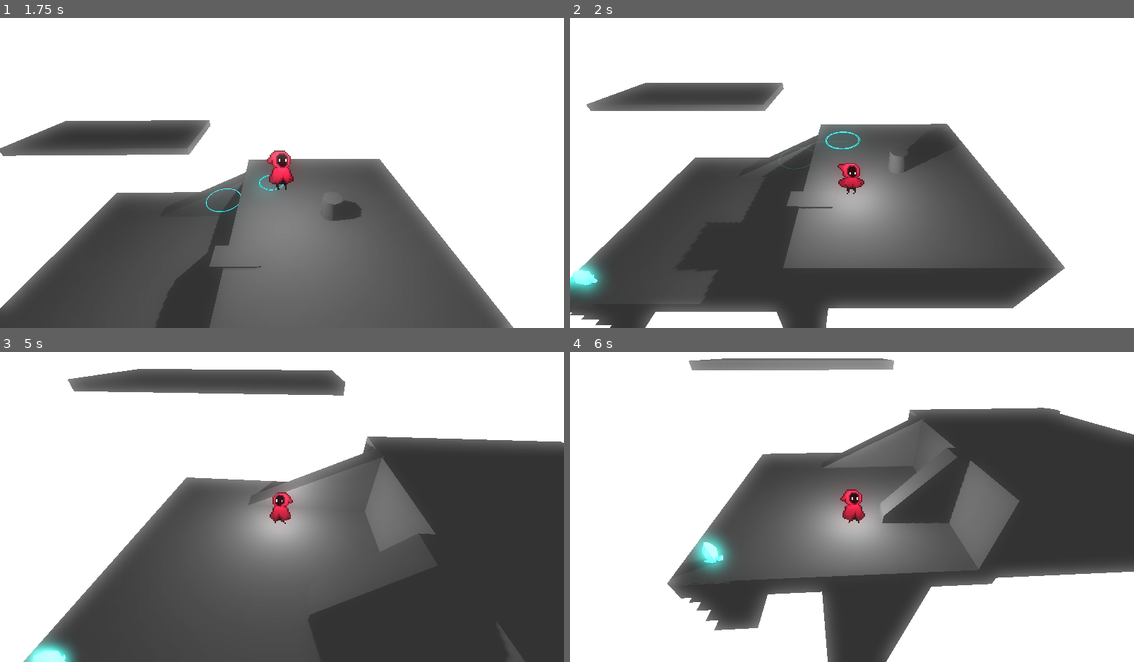
Above: before the commit, frames 1-4 (two rows, left to right).
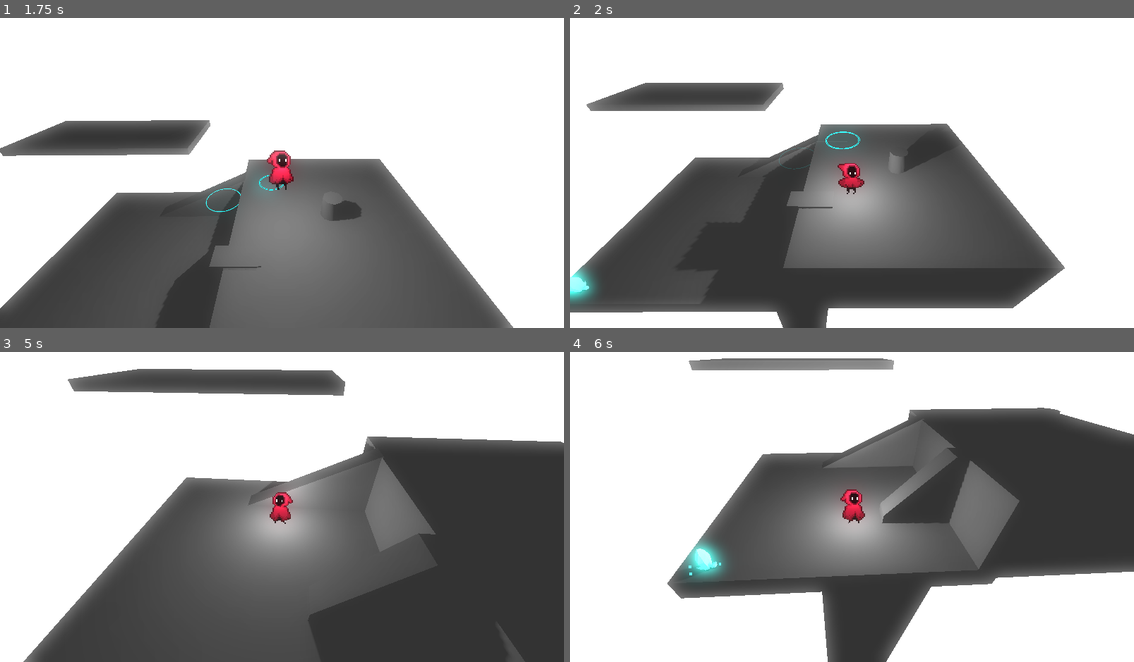
Above: after the commit, the same moments.

Repository: AugustBoesen/setfree
Game: Godot game, scene res://levels/TEST.tscn
The game is run twice, just before and just after one commit, with the same random seed, the same clock (stepped at 60 frames per second) and the same inputs.
Inputs:
- Up to frame 1 (1.75 s): hold D (move_right) 0.53-1.28 s; hold Shift (run) 0.53-1.28 s; tap Space (jump) at 0.77, 0.8, 1.07, 1.35, 1.52 s; hold S (move_down) from 1.28 s (still down); tap Shift (run) at 1.55 s
- Up to frame 2 (2 s): keep holding S (move_down); tap Space (jump) at 1.82 s
- Up to frame 3 (5 s): release S (move_down) at 2.03 s; hold D (move_right) 2.03-2.78 s; hold Space (jump) 2.03-2.78 s; tap E (activate) at 2.1 s; hold W (move_up) 2.78-3.53 s; tap Shift (run) at 2.85, 4.55 s; tap Space (jump) at 3.02, 3.32, 3.77, 3.8, 4.07, 4.35, 4.52, 4.82 s; hold Shift (run) 3.53-4.28 s; hold A (move_left) from 3.53 s (still down)
- Up to frame 4 (6 s): release A (move_left) at 5.03 s; hold S (move_down) 5.03-5.78 s; hold Space (jump) 5.03-5.78 s; tap E (activate) at 5.1 s; hold D (move_right) from 5.78 s (still down); tap Shift (run) at 5.85 s

Frame 1 is identical in both runs. In frame 2, 1.3% of the frame differs, in the area x 0-16%, y 78-100%; in frame 3, 0.5%; in frame 4, 2.2%, in the area x 19-36%, y 58-90%.

Commit message:
adde initial sounds

Diff:
--- a/levels/TEST.tscn
+++ b/levels/TEST.tscn
@@ -2,7 +2,7 @@
 
 [ext_resource type="PackedScene" uid="uid://pn00x1qgic1r" path="res://scenes/player/PLAYER.tscn" id="1_q2eer"]
 [ext_resource type="Script" path="res://scenes/player/PlayerCamera.gd" id="2_1cr6a"]
-[ext_resource type="PackedScene" uid="uid://dwyv84hvnv2ed" path="res://scenes/items/crystal.tscn" id="3_s11to"]
+[ext_resource type="PackedScene" uid="uid://dwyv84hvnv2ed" path="res://scenes/items/crystal/crystal.tscn" id="3_s11to"]
 
 [sub_resource type="Environment" id="Environment_suqdm"]
 glow_enabled = true
@@ -46,4 +46,4 @@
 transform = Transform3D(1, 0, 0, 0, 1, 0, 0, 0, 1, -0.714095, 2.54038, -1.62304)
 
 [node name="Crystal" parent="." instance=ExtResource("3_s11to")]
-transform = Transform3D(0.3, 0, 0, 0, 0.3, 0, 0, 0, 0.3, -4.97172, -1.29703, 4.81951)
+transform = Transform3D(0.3, 0, 0, 0, 0.3, 0, 0, 0, 0.3, -5.06463, -1.29703, 5.13036)
--- a/scenes/items/crystal.tscn
+++ b/scenes/items/crystal/crystal.tscn
@@ -1,7 +1,7 @@
-[gd_scene load_steps=6 format=3 uid="uid://dwyv84hvnv2ed"]
+[gd_scene load_steps=7 format=3 uid="uid://dwyv84hvnv2ed"]
 
 [ext_resource type="ArrayMesh" uid="uid://c3v3krcrbpqso" path="res://assets/models/crystal/Crystal.obj" id="1_dg1x1"]
-[ext_resource type="Script" path="res://scenes/items/Crystal.gd" id="2_kupou"]
+[ext_resource type="Script" path="res://scenes/items/crystal/Crystal.gd" id="2_kupou"]
 
 [sub_resource type="StandardMaterial3D" id="StandardMaterial3D_jk186"]
 emission_enabled = true
@@ -11,7 +11,16 @@
 [sub_resource type="SphereShape3D" id="SphereShape3D_d0v4t"]
 radius = 3.0
 
+[sub_resource type="StandardMaterial3D" id="StandardMaterial3D_mmocp"]
+emission_enabled = true
+emission = Color(0, 0.796078, 0.882353, 1)
+emission_energy_multiplier = 7.0
+billboard_mode = 1
+
 [sub_resource type="PlaneMesh" id="PlaneMesh_3p8dq"]
+material = SubResource("StandardMaterial3D_mmocp")
+size = Vector2(0.1, 0.1)
+orientation = 2
 
 [node name="Crystal" type="MeshInstance3D"]
 transform = Transform3D(0.3, 0, 0, 0, 0.3, 0, 0, 0, 0.3, 0, 0, 0)
@@ -26,3 +35,6 @@
 
 [node name="CPUParticles3D" type="CPUParticles3D" parent="."]
 mesh = SubResource("PlaneMesh_3p8dq")
+emission_shape = 1
+emission_sphere_radius = 2.29
+gravity = Vector3(0, 1, 0)
--- a/scenes/player/PLAYER.tscn
+++ b/scenes/player/PLAYER.tscn
@@ -1,7 +1,9 @@
-[gd_scene load_steps=5 format=3 uid="uid://pn00x1qgic1r"]
+[gd_scene load_steps=7 format=3 uid="uid://pn00x1qgic1r"]
 
 [ext_resource type="Script" path="res://scenes/player/PlayerController.gd" id="1_m2aip"]
 [ext_resource type="SpriteFrames" uid="uid://6ef8vlwebsd6" path="res://scenes/player/PlayerAnimatedSprite.tres" id="2_w2bx4"]
+[ext_resource type="AudioStream" uid="uid://c6qfyto1onfg0" path="res://assets/audio/player/ripple.mp3" id="3_1x3no"]
+[ext_resource type="AudioStream" uid="uid://dn3keg7ktltx4" path="res://assets/audio/player/walk.mp3" id="4_odkdd"]
 
 [sub_resource type="CapsuleShape3D" id="CapsuleShape3D_erspx"]
 
@@ -34,3 +36,14 @@
 
 [node name="ActivateCollision" type="CollisionShape3D" parent="ActivateArea"]
 shape = SubResource("SphereShape3D_vx2mg")
+
+[node name="RippleSound" type="AudioStreamPlayer" parent="."]
+stream = ExtResource("3_1x3no")
+max_polyphony = 2
+
+[node name="WalkSound" type="AudioStreamPlayer" parent="."]
+stream = ExtResource("4_odkdd")
+
+[node name="WalkTimer" type="Timer" parent="WalkSound"]
+wait_time = 0.5
+one_shot = true
--- a/scenes/player/PlayerController.gd
+++ b/scenes/player/PlayerController.gd
@@ -1,6 +1,10 @@
 extends CharacterBody3D
 
 @onready var anim = $PlayerSprite
+
+@onready var ripplesound = $RippleSound
+@onready var walksound = $WalkSound
+var jumpripple = load("res://scenes/player/doublejump_ripple.tscn")
 
 var crystals = 0
 
@@ -20,7 +24,7 @@
 
 var movement_vector := Vector3.ZERO
 
-var jumpripple = load("res://scenes/player/doublejump_ripple.tscn")
+
 
 func handle_animations():
 # Flip sprite
@@ -37,8 +41,18 @@
 	if is_on_floor() and velocity.x != 0 or velocity.z != 0:
 		if Input.is_action_pressed("run"):
 			anim.play("run")
+			# Running sound
+			if $WalkSound/WalkTimer.time_left <= 0 and is_on_floor():
+				walksound.pitch_scale = randf_range(0.8, 1.2)
+				walksound.play()
+				$WalkSound/WalkTimer.start(0.2)
 		else:
 			anim.play("walk")
+			# Walking sound
+			if $WalkSound/WalkTimer.time_left <= 0 and is_on_floor():
+				walksound.pitch_scale = randf_range(0.8, 1.2)
+				walksound.play()
+				$WalkSound/WalkTimer.start(0.3)
 
 #Ascending and descending
 	if not is_on_floor() and velocity.y != 0:
@@ -88,6 +102,10 @@
 			add_child(ripple)
 			ripple.emitting = true
 
+			# Ripple sound
+			ripplesound.pitch_scale = randf_range(0.95, 1.05)
+			ripplesound.play()
+
 func hovering():
 	#If space is pressed, the mid-air animation loops, creating a 'flying' effect
 	if not is_on_floor() and Input.is_action_pressed("jump") and velocity.y < -8:
Not shown, added: assets/audio/player/ripple.mp3.import
Not shown, added: assets/audio/player/walk.mp3.import
Renamed: scenes/items/Crystal.gd -> scenes/items/crystal/Crystal.gd
Not shown, added: assets/audio/player/ripple.mp3
Not shown, added: assets/audio/player/walk.mp3
